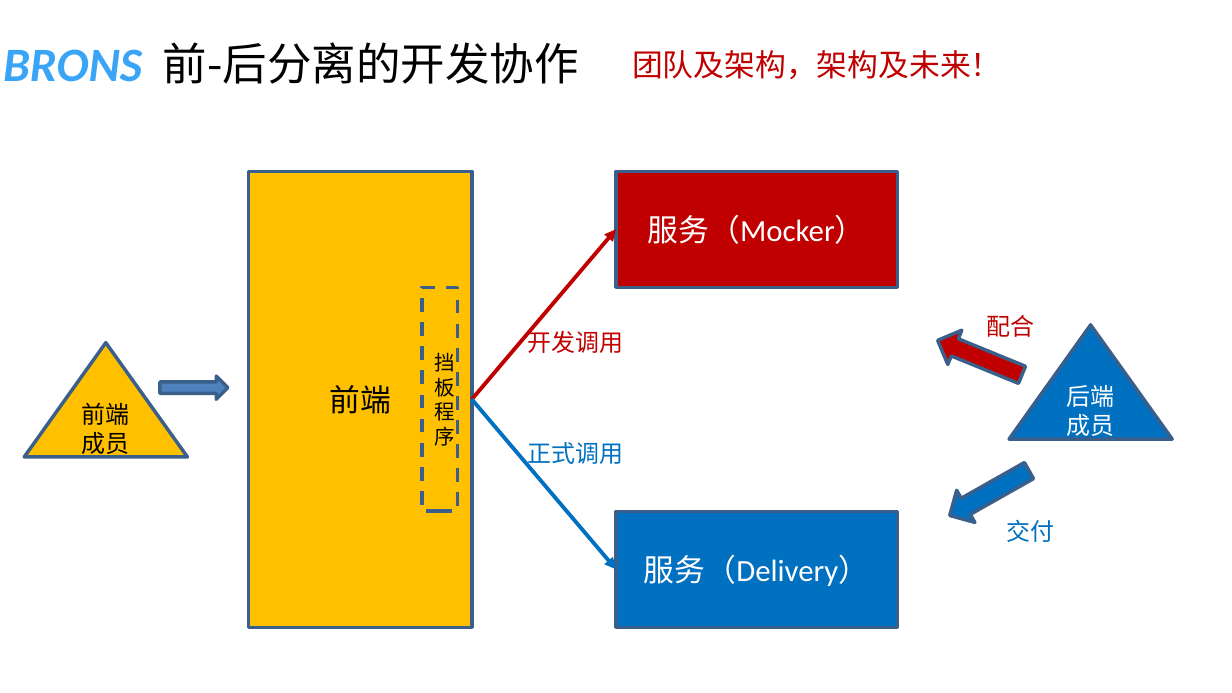
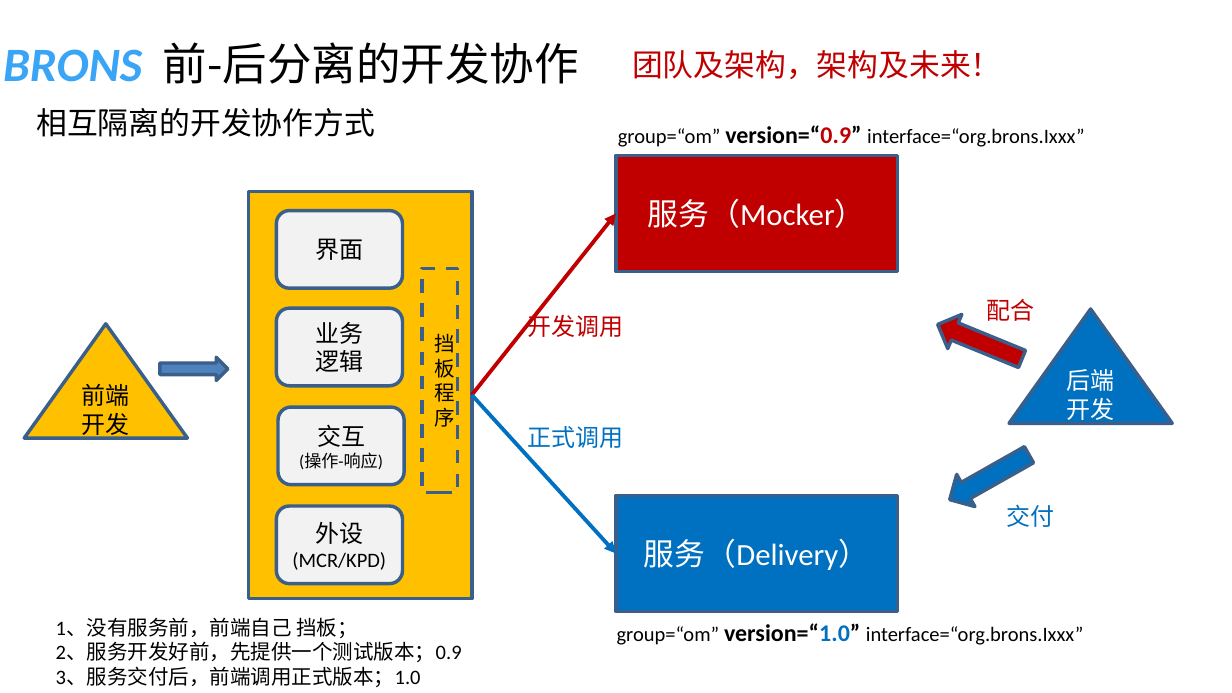
Before and after one commit to shiyunlai/tistools, a slide deck: slide 5 of readme/前后分离开发协作.pptx (slide 3 before the commit). Drawn at 1232x693 pixels with LibreOffice and Linux fonts; fonts in the diff are those of the drawing. Boxes give left, top, right and bottom in pixels: in the first picture for what was removed or moved away, otherwise in the second. Text is boxed around its words. In the diff, an @@ line names an element or a change of style, - is before the commit and + after.

```diff
--- a/readme/前后分离开发协作.pptx
+++ b/readme/前后分离开发协作.pptx
@@ text added at [36,108,375,137], 18 pt, text #000000 @@
+相互隔离的开发协作方式
@@ text added at [618,125,1085,147], 12 pt, text #000000 @@
+group=“om” version=“0.9” interface=“org.brons.Ixxx”
@@ rectangle: place and size @@
-rectangle at [249,171,472,627]
+rectangle at [249,191,472,599]
@@ rounded rectangle added at [276,211,402,288], fill #F2F2F2, outline #3A5F8C 2 pt, 14 pt, text #000000 @@
+界面
@@ arrow moved from (472, 399) - (616, 229) to (472, 395) - (616, 213) @@
@@ 1 rectangle, 1 right arrow, 1 triangle: place and size @@
-1 rectangle, 1 right arrow, 1 triangle at [25,287,458,511]
+1 rectangle, 1 right arrow, 1 triangle at [25,269,458,493]
@@ rounded rectangle added at [276,308,402,386], fill #F2F2F2, outline #3A5F8C 2 pt, 14 pt, text #000000 @@
+业务
+逻辑
@@ 4 texts, 2 rectangles, 2 left arrows, 1 triangle: place and size @@
-4 texts, 2 rectangles, 2 left arrows, 1 triangle at [527,171,1172,627]
+4 texts, 2 rectangles, 2 left arrows, 1 triangle at [527,155,1172,611]
@@ text in triangle at [82,384,130,440]: text changed @@
-前端成员
+前端开发
@@ text in rectangle at [329,385,391,414]: text removed @@
-前端
@@ text in triangle at [1067,369,1115,425]: text changed @@
-后端成员
+后端开发
@@ rounded rectangle added at [278,407,404,484], fill #F2F2F2, outline #3A5F8C 2 pt, 10 pt, text #000000 @@
+交互
+(操作-响应)
@@ arrow moved from (472, 399) - (616, 569) to (472, 395) - (616, 553) @@
@@ rounded rectangle added at [276,506,402,584], fill #F2F2F2, outline #3A5F8C 2 pt, 12 pt, text #000000 @@
+外设
+(MCR/KPD)
@@ text added at [56,617,462,687], 12 pt, text #000000 @@
+1、没有服务前，前端自己 挡板；
+2、服务开发好前，先提供一个测试版本；0.9
+3、服务交付后，前端调用正式版本；1.0
@@ text added at [617,623,1084,645], 12 pt, text #000000 @@
+group=“om” version=“1.0” interface=“org.brons.Ixxx”
```
Also in this commit, not shown: 2 other slides changed, 2 slides added, 1 other file.
